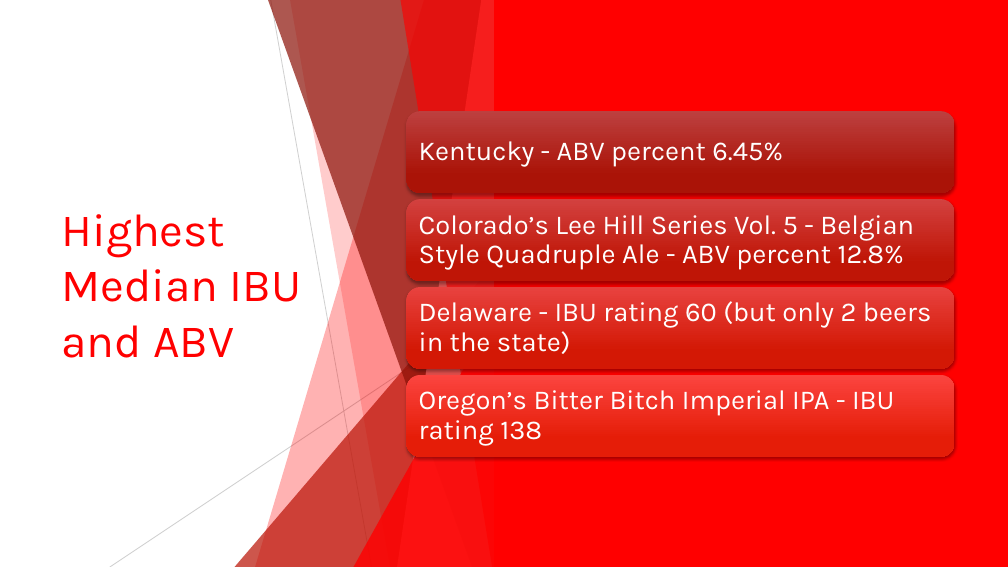
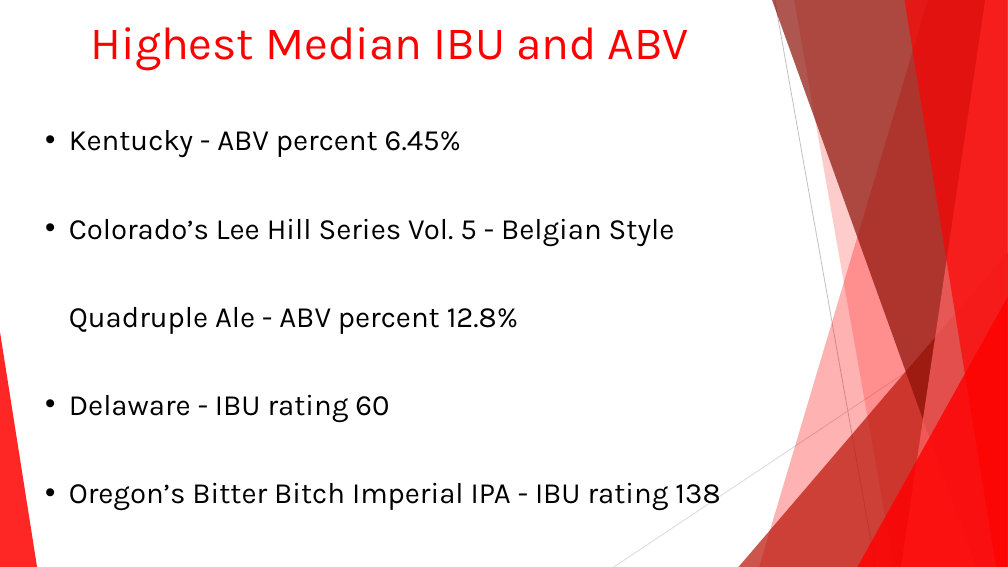
Before and after one commit to 7446Nguyen/6306_Project1, a slide deck: slide 6 of Budweiser C level presentation.pptx. Drawn at 1008x567 pixels with LibreOffice and Linux fonts; fonts in the diff are those of the drawing. Boxes give left, top, right and bottom in pixels: in the first picture for what was removed or moved away, otherwise in the second. Text is boxed around its words. In the diff, an @@ line names an element or a change of style, - is before the commit and + after.

```diff
--- a/Budweiser C level presentation.pptx
+++ b/Budweiser C level presentation.pptx
@@ rectangle removed at box(0, 0, 1008, 567) @@
@@ text "Highest Median IBU and ABV": place and size @@
-text "Highest Median IBU and ABV" at box(61, 214, 302, 358)
+text "Highest Median IBU and ABV" at box(90, 27, 689, 70)
@@ text "Highest Median IBU and ABV" at box(90, 27, 689, 70): alignment left to centre; less space between paragraphs; vertical alignment middle to top @@
@@ rectangle removed at box(495, 0, 1008, 567) @@
@@ line added from (775, 0) to (876, 567), #BFBFBF 0.75 pt @@
@@ text "Kentucky - ABV percent 6.45%": place and size @@
-text "Kentucky - ABV percent 6.45%" at box(419, 215, 914, 270)
+text "Kentucky - ABV percent 6.45%" at box(69, 130, 720, 511)
@@ text "Kentucky - ABV percent 6.45%" at box(69, 130, 720, 511): vertical alignment middle to top @@
@@ text at box(69, 130, 461, 158): paragraph added @@
+• Kentucky - ABV percent 6.45%
@@ text at box(69, 218, 675, 334): size 26 to 28 pt, text colour #FFFFFF to #000000 in "Colorado’s Lee Hill Series Vol. 5 - ..."; bullet none to •; line spacing 0.9 to 2.5; less space between paragraphs @@
@@ group removed at box(110, 0, 504, 567): 5 freeform shapes, 2 lines, 2 triangles @@
@@ line added from (1008, 305) to (614, 567), #D9D9D9 0.75 pt @@
@@ group removed at box(0, 0, 1008, 567): 5 freeform shapes, 3 triangles, 2 lines @@
@@ text at box(69, 394, 720, 511): paragraphs added @@
+• Delaware - IBU rating 60
+• Oregon’s Bitter Bitch Imperial IPA - IBU rating 138
@@ group removed at box(407, 111, 955, 457): 4 rounded rectangles, 3 texts @@
-Kentucky - ABV percent 6.45%
-Delaware - IBU rating 60 (but only 2 beers in the state)
-Oregon’s Bitter Bitch Imperial IPA - IBU rating 138
```
Also in this commit, not shown: 5 other slides changed, 1 slide added, 2 slides removed.
